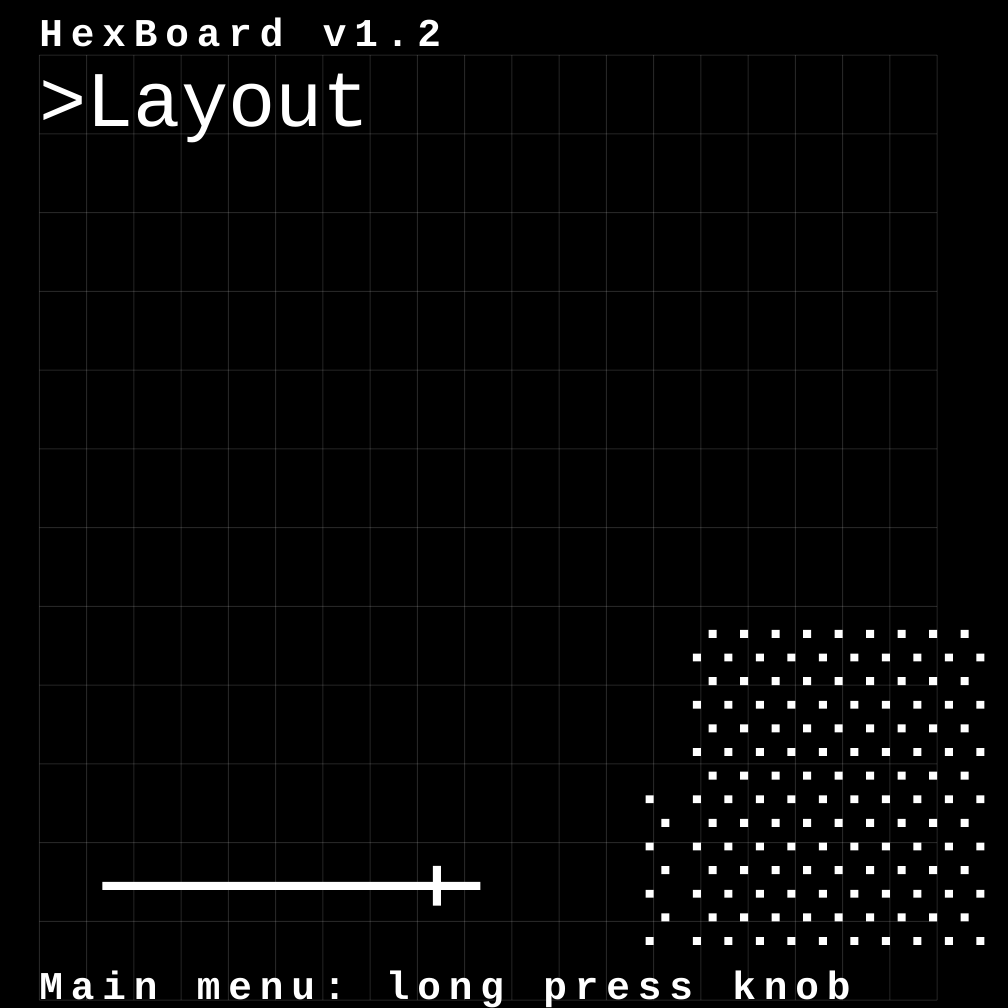
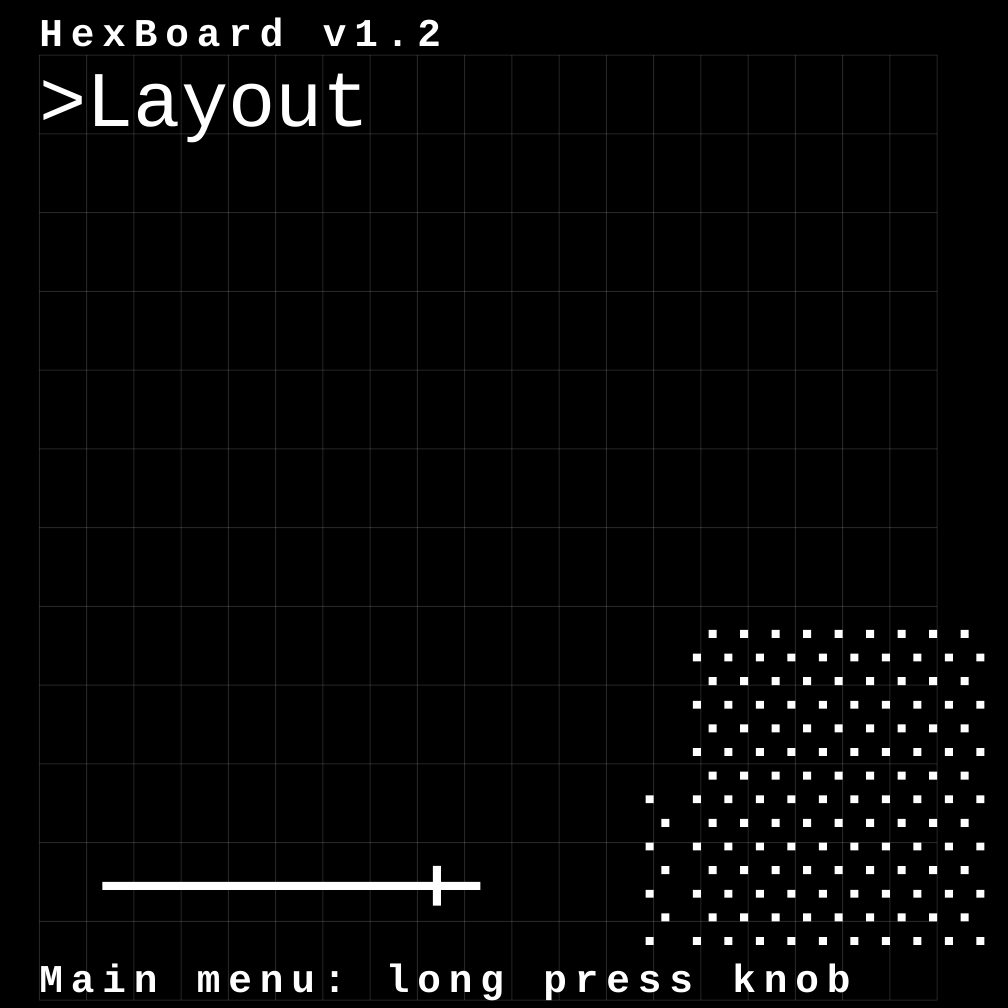
Before and after one commit to theHDM/MultiCoreTest, a slide deck: slide 1 of Hexboard Edit Design.pptx. Drawn at 1008x1008 pixels with LibreOffice and Linux fonts; fonts in the diff are those of the drawing. Boxes give left, top, right and bottom in pixels: in the first picture for what was removed or moved away, otherwise in the second. Text is boxed around its words. In the diff, an @@ line names an element or a change of style, - is before the commit and + after.

```diff
--- a/Hexboard Edit Design.pptx
+++ b/Hexboard Edit Design.pptx
@@ text "Main menu: long press knob": place and size @@
-text "Main menu: long press knob" at box(39, 971, 850, 1008)
+text "Main menu: long press knob" at box(39, 963, 850, 1001)
```
Also in this commit, not shown: 3 other slides changed, 8 slides added, 17 slides removed.
